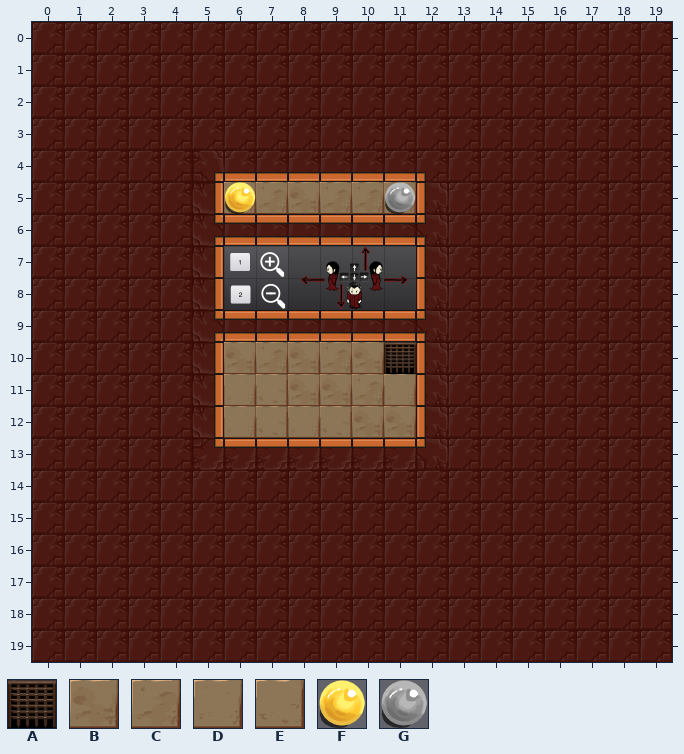
An edit to a level. Tiled map, assets/levels/tutorial0.tmx. That is the earlier state.
Cells are 128x128 px. Shown: x 0..19, y 0..19.
Key: from "exit": A 0; from "floors": B 0, C 1, D 2, E 3; from "lightOrbs": F 0, G 1.
_ is an empty cell.
Objects are placed by their top-left corner, in cells (3,4 is the top-left corner of cell 3,4); size is 1x1 cell unless given.
Layers that did not change in this view are not listed.
Layer "Floor" before, first column x 0:
 0 ____________________
 1 ____________________
 2 ____________________
 3 ____________________
 4 ____________________
 5 ______CCBCCB________
 6 ____________________
 7 ____________________
 8 ____________________
 9 ____________________
10 ______BCBCBB________
11 ______DEBBCD________
12 ______DEDEBB________
13 ____________________
14 ____________________
15 ____________________
16 ____________________
17 ____________________
18 ____________________
19 ____________________
Objects on layer "Light" before:
F "lightOrb" at 6,5
G "lightSwitch" at 11,5
Objects on layer "Exit" before:
A "exit" at 11,10
And afterwards:
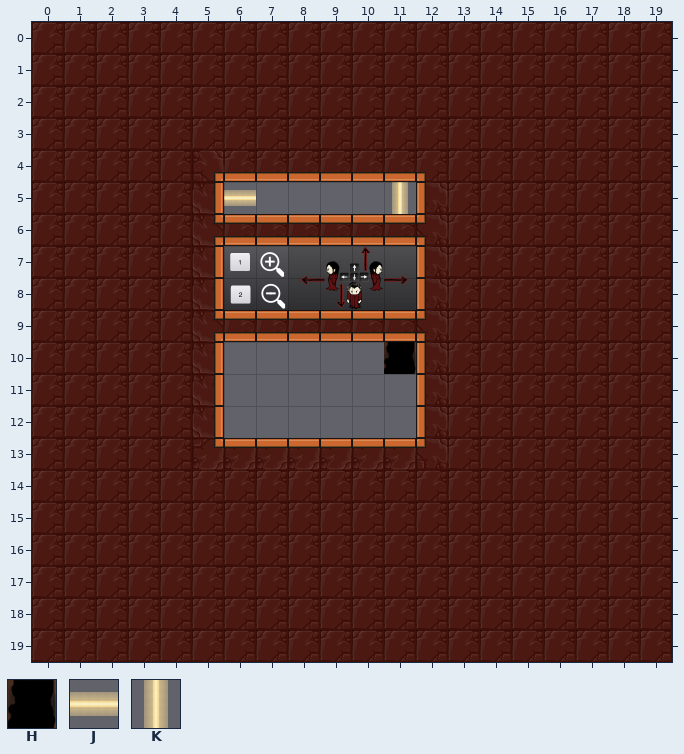
Further tiles: from "holes": H 13; from "light": J 0, K 1.
Difference:
Changed rows in their new state; . is an unchanged cell.
Layer "Floor":
first column x 6:
 5 ______
first column x 6:
10 ______
11 ______
12 ______
Layer "Light":
changed: F "lightOrb" at 6,5 -> J "lightOrb" at 6,5
changed: G "lightSwitch" at 11,5 -> K "lightSwitch" at 11,5
Layer "Exit":
changed: A "exit" at 11,10 -> H "exit" at 11,10
